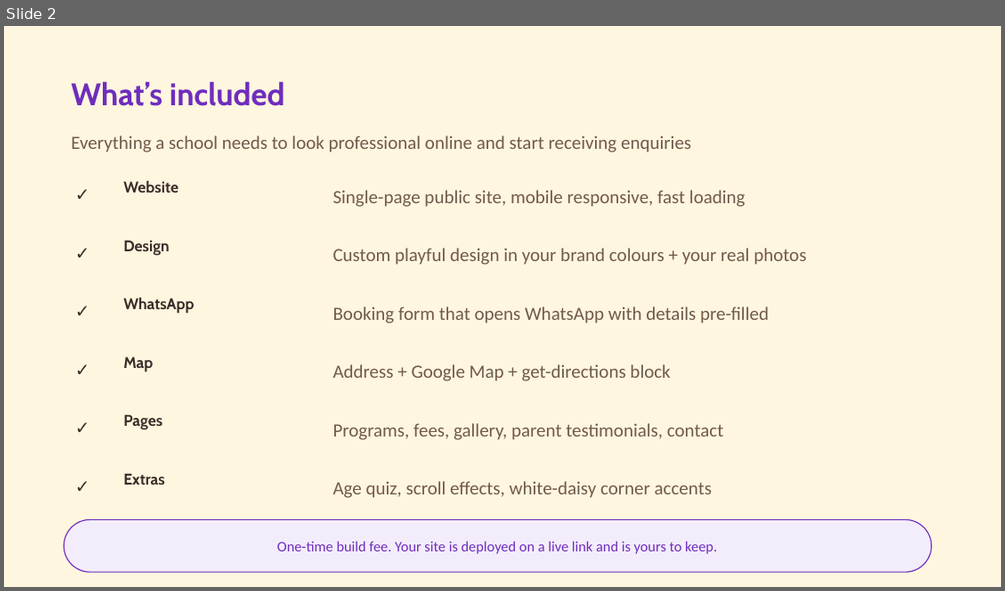
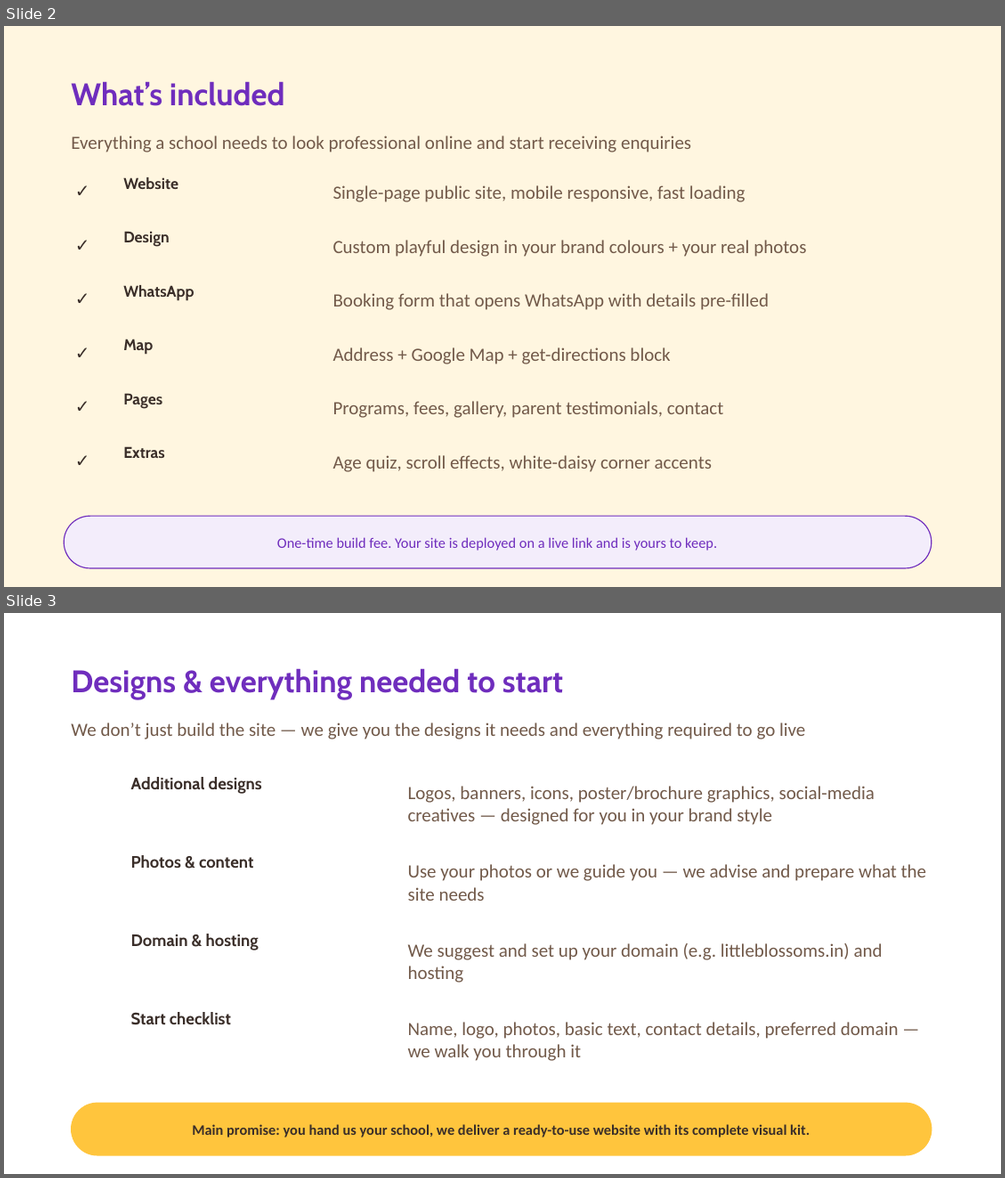
Before and after one commit to KapilanJavaScript/little-blossoms-presentation, a slide deck: Little-Blossoms-Tier1-Starter-Pitch.pptx. Shown one above the other, each under a label of ours: slide 2 before the commit, slides 2 and 3 after it. The pictures are 1005x591 and 1005x1178 pixels, drawn with LibreOffice and Linux fonts; fonts in the diff are those of the drawing. Boxes give left, top, right and bottom in pixels: in the first picture for what was removed or moved away, otherwise in the second. Text is boxed around its words. In the diff, an @@ line names an element or a change of style, - is before the commit and + after.

Commit message:
Add designs-needed-to-start slide + Self-managed option to both tier decks

```diff
--- a/Little-Blossoms-Tier1-Starter-Pitch.pptx
+++ b/Little-Blossoms-Tier1-Starter-Pitch.pptx
@@ slide 3 added at (4,613,1001,1174), background #FFFFFF @@
@@ text added at (71,668,563,700), 30 pt, text #6F2DBD, bold @@
+Designs & everything needed to start
@@ text added at (71,722,805,739), 18 pt, text #725A4A @@
+We don’t just build the site — we give you the designs it needs and everything required to go live
@@ oval added at (72,770,109,807), fill #2EC4B6, outline #2EC4B6 1 pt @@
@@ text added at (131,777,262,794), 16 pt, text #3A2E29, bold @@
+Additional designs
@@ text added at (408,786,874,825), 18 pt, text #725A4A @@
+Logos, banners, icons, poster/brochure graphics, social-media creatives — designed for you in your brand style
@@ oval added at (72,849,109,886), fill #2EC4B6, outline #2EC4B6 1 pt @@
@@ text added at (131,855,253,868), 16 pt, text #3A2E29, bold @@
+Photos & content
@@ text added at (408,864,926,900), 18 pt, text #725A4A @@
+Use your photos or we guide you — we advise and prepare what the site needs
@@ oval added at (72,927,109,965), fill #2EC4B6, outline #2EC4B6 1 pt @@
@@ text added at (131,933,259,950), 16 pt, text #3A2E29, bold @@
+Domain & hosting
@@ text added at (408,943,882,982), 18 pt, text #725A4A @@
+We suggest and set up your domain (e.g. littleblossoms.in) and hosting
@@ oval added at (72,1005,109,1043), fill #2EC4B6, outline #2EC4B6 1 pt @@
@@ text added at (131,1012,231,1025), 16 pt, text #3A2E29, bold @@
+Start checklist
@@ text added at (408,1022,898,1061), 18 pt, text #725A4A @@
+Name, logo, photos, basic text, contact details, preferred domain — we walk you through it
@@ rounded rectangle added at (72,1103,931,1155), fill #FFC53D, outline #FFC53D 1 pt @@
@@ text added at (192,1124,809,1137), 14 pt, text #3A2E29, bold @@
+Main promise: you hand us your school, we deliver a ready-to-use website with its complete visual kit.
@@ slide 2 changed as well @@
@@ 3 texts, 1 oval: place and size @@
-3 texts, 1 oval at (64,234,806,272)
+3 texts, 1 oval at (64,225,806,263)
@@ 3 texts, 1 oval: place and size @@
-3 texts, 1 oval at (64,292,769,329)
+3 texts, 1 oval at (64,280,769,317)
@@ 3 texts, 1 oval: place and size @@
-3 texts, 1 oval at (64,351,670,388)
+3 texts, 1 oval at (64,333,670,370)
@@ 3 texts, 1 oval: place and size @@
-3 texts, 1 oval at (64,409,723,446)
+3 texts, 1 oval at (64,387,723,425)
@@ 3 texts, 1 oval: place and size @@
-3 texts, 1 oval at (64,467,712,505)
+3 texts, 1 oval at (64,441,712,478)
@@ 4 texts, 1 oval, 1 rounded rectangle: place and size @@
-4 texts, 1 oval, 1 rounded rectangle at (64,176,931,572)
+4 texts, 1 oval, 1 rounded rectangle at (64,172,931,568)
```
Also in this commit, not shown: 5 other slides changed, 1 other slide added, 19 other files.
